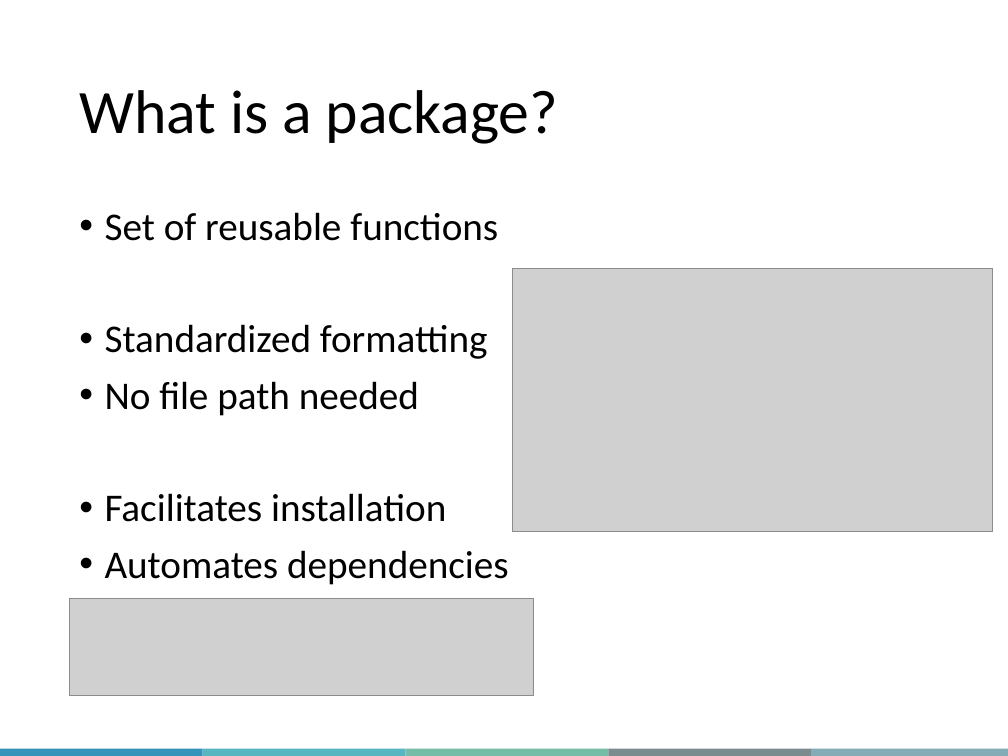
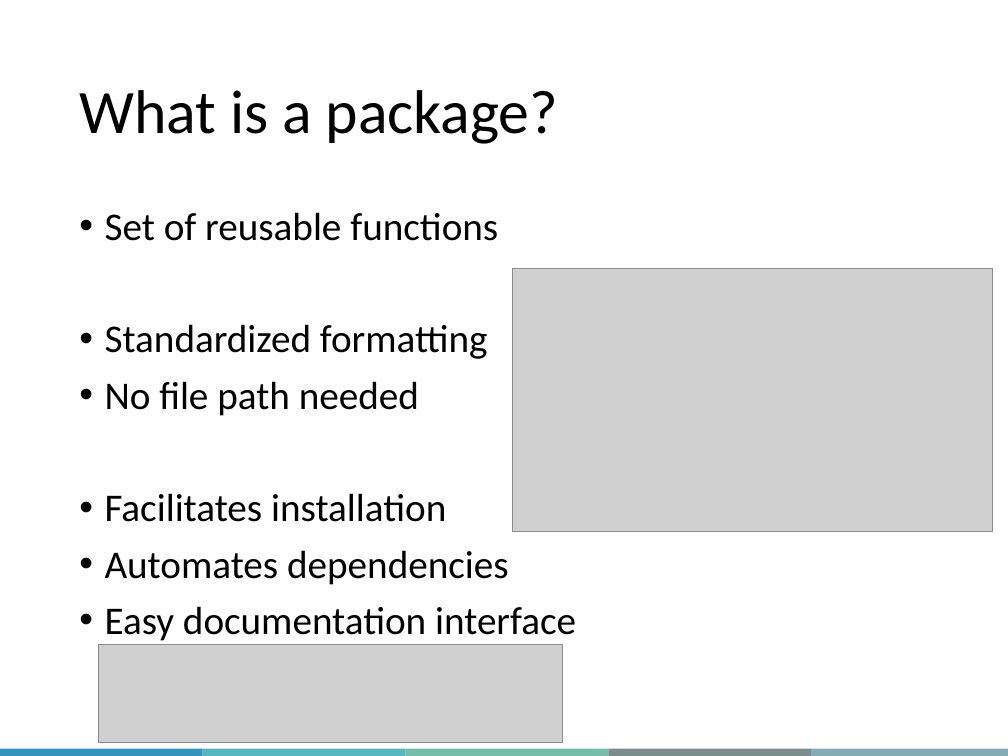
Before and after one commit to QLS-MiCM/RPackageDevelopment, a slide deck: slide 13 of Slides/RPackageDevelopment_Slides.pptx (slide 11 before the commit). Drawn at 1008x756 pixels with LibreOffice and Linux fonts; fonts in the diff are those of the drawing; grey boxes stand for pictures; background and template pictures are left out. Boxes give left, top, right and bottom in pixels: in the first picture for what was removed or moved away, otherwise in the second. Text is boxed around its words. In the diff, an @@ line names an element or a change of style, - is before the commit and + after.

```diff
--- a/Slides/RPackageDevelopment_Slides.pptx
+++ b/Slides/RPackageDevelopment_Slides.pptx
@@ text at [105, 606, 576, 641]: paragraph added @@
+• Easy documentation interface
@@ picture: place and size @@
-picture at [70, 599, 534, 697]
+picture at [99, 645, 563, 743]
```
Also in this commit, not shown: 10 other slides changed.
